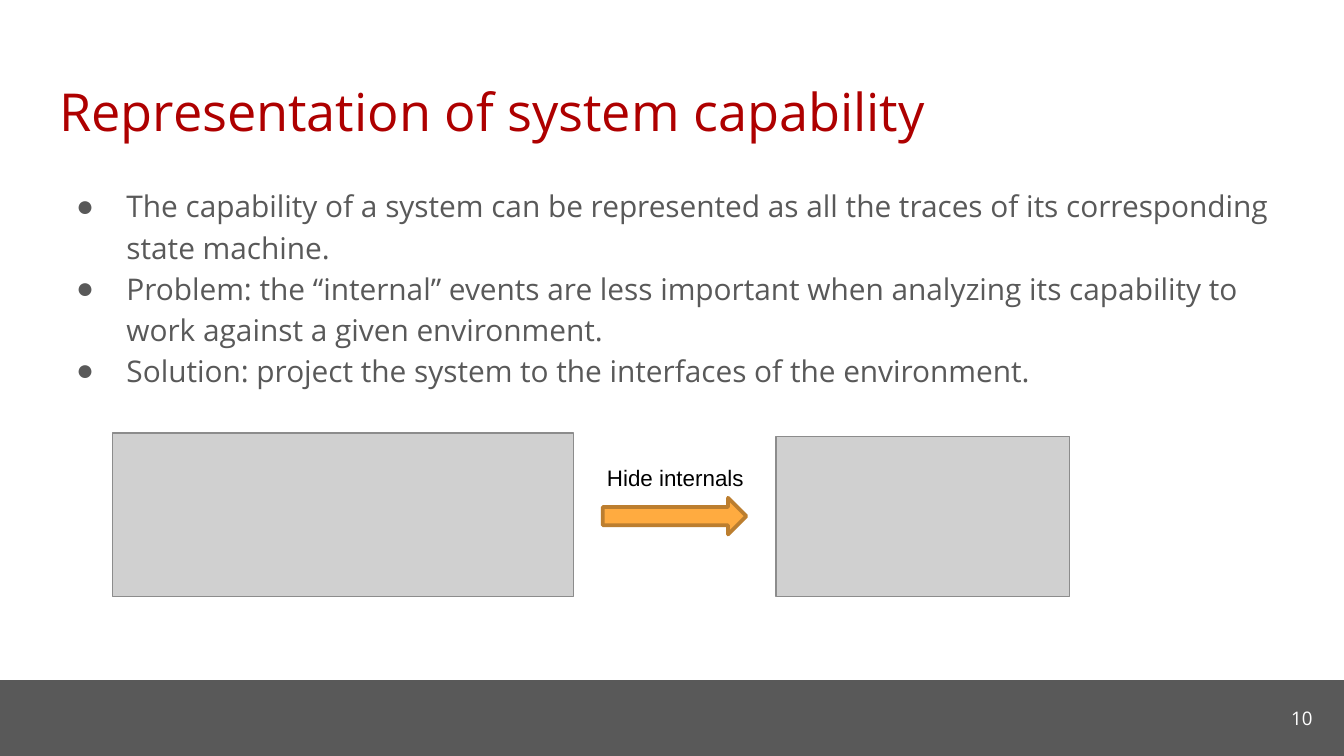
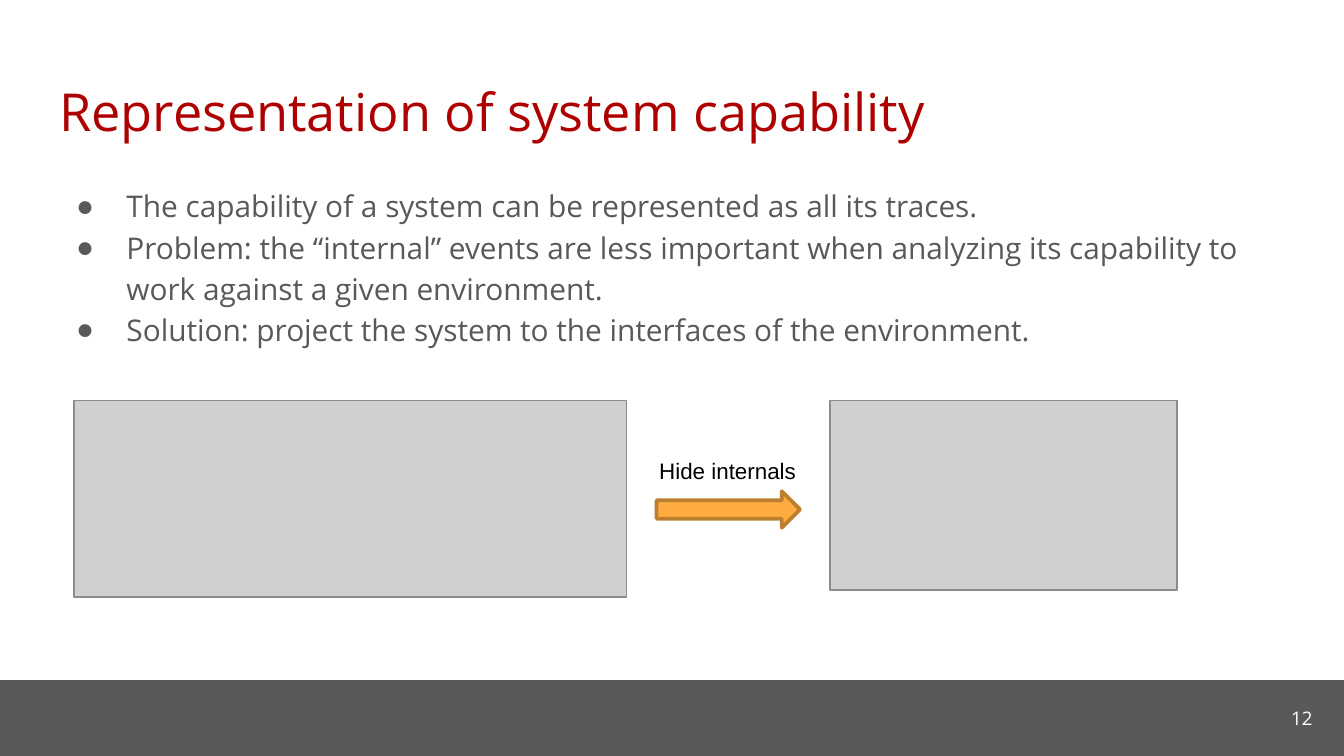
Before and after one commit to cmu-soda/Robustness, a slide deck: slide 12 of Robustness.pptx (slide 10 before the commit). Drawn at 1344x756 pixels with LibreOffice and Linux fonts; fonts in the diff are those of the drawing; grey boxes stand for pictures; background and template pictures are left out. Boxes give left, top, right and bottom in pixels: in the first picture for what was removed or moved away, otherwise in the second. Text is boxed around its words. In the diff, an @@ line names an element or a change of style, - is before the commit and + after.

```diff
--- a/Robustness.pptx
+++ b/Robustness.pptx
@@ text at (126, 194, 978, 224): text changed @@
-● The capability of a system can be represented as all the traces of its corresponding state machine.
+● The capability of a system can be represented as all its traces.
@@ picture: place and size @@
-picture at (113, 433, 574, 597)
+picture at (74, 401, 626, 597)
@@ picture: place and size @@
-picture at (775, 437, 1070, 597)
+picture at (831, 401, 1177, 590)
@@ text "Hide internals": place and size @@
-text "Hide internals" at (607, 469, 744, 487)
+text "Hide internals" at (659, 462, 796, 480)
@@ right arrow: place and size @@
-right arrow at (603, 497, 747, 534)
+right arrow at (657, 491, 801, 527)
@@ page number at (1291, 711, 1312, 725): text changed @@
-10
+12
```
Also in this commit, not shown: 5 other slides changed, 3 slides added.
